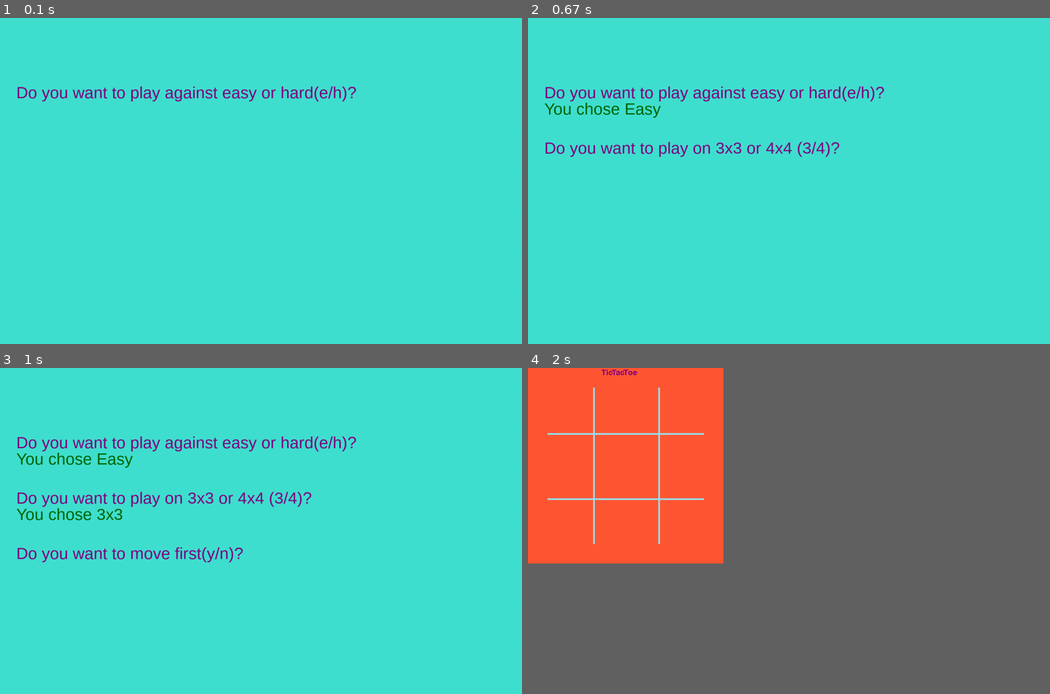
Above: before the commit, frames 1-4 (two rows, left to right).
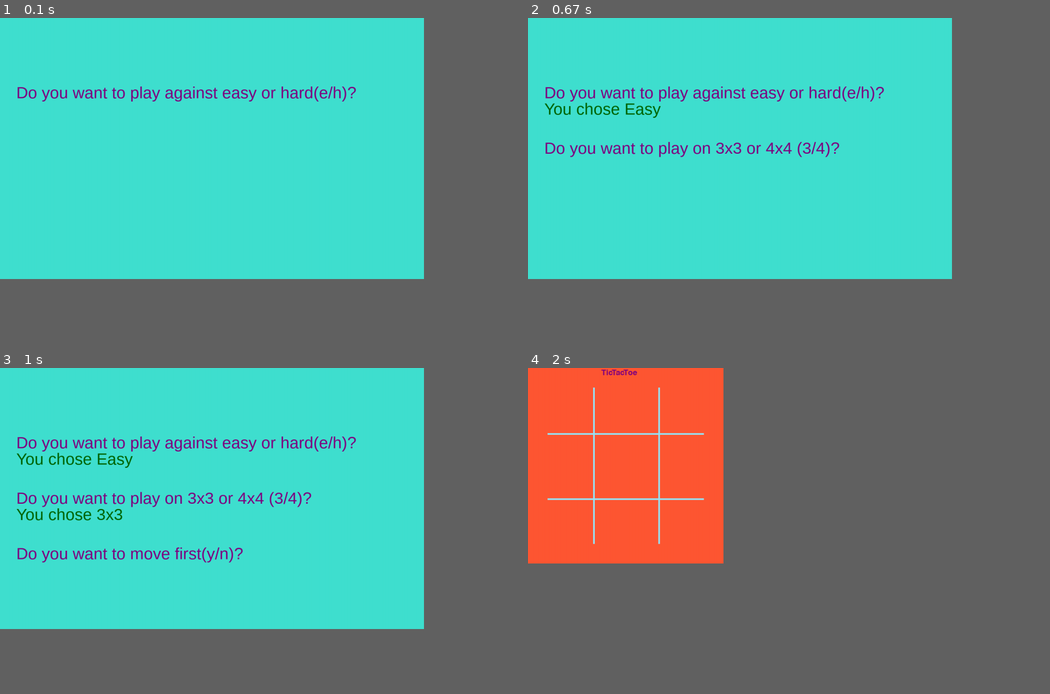
Above: after the commit, the same moments.

Repository: vv-ss/avpython
Game: pygame game, started from jugend_forscht/tictactoe/tictactoe pygame.py
The game is run twice, just before and just after one commit, with the same random seed, the same clock (stepped at 60 frames per second) and the same inputs.
Inputs (mouse positions are in pixels of both pictures, inside the frame that each line leads up to):
- Up to frame 1 (0.1 s): no input
- Up to frame 2 (0.67 s): tap E at 0.33 s
- Up to frame 3 (1 s): tap 3 at 0.67 s
- Up to frame 4 (2 s): tap Y at 1.1 s; move the mouse to (695, 534) at 1.7 s
In our replay, in frame 1 the window is 900x562 before the commit and 731x450 after it. These sizes can differ from the game's own. Grey fills any space a smaller window leaves; there, only what the larger window draws over its background counts as a difference.

The runs differ from the first frame. In frame 1, 0.2% of the frame differs, in the area x 3-69%, y 20-26%; in frame 2, 0.5%; in frame 3, 0.7%, in the area x 3-69%, y 20-60%; in frame 4, nothing differs.

Commit message:
50 bonus

Diff:
--- a/jugend_forscht/tictactoe/tictactoe pygame.py
+++ b/jugend_forscht/tictactoe/tictactoe pygame.py
@@ -233,8 +233,8 @@
     return surface
 
 # Der Hintergrund der Farben wird gemalt
-width=1600
-height=1000
+width=1300
+height=800
 window = pygame.display.set_mode((width,height))
 pygame.display.set_caption('Tik Tak Toe by Aarav and Viyona')
 font = pygame.font.Font('freesansbold.ttf', 24)
@@ -300,6 +300,7 @@
 window.blit(question2, (50,540))
 pygame.display.flip()
 
+# Computer beobachtet bis der Spieler "n" oder "y" drückt
 # Computer beobachtet bis der Spieler "n" oder "y" drückt
 start_player = None
 while True:
